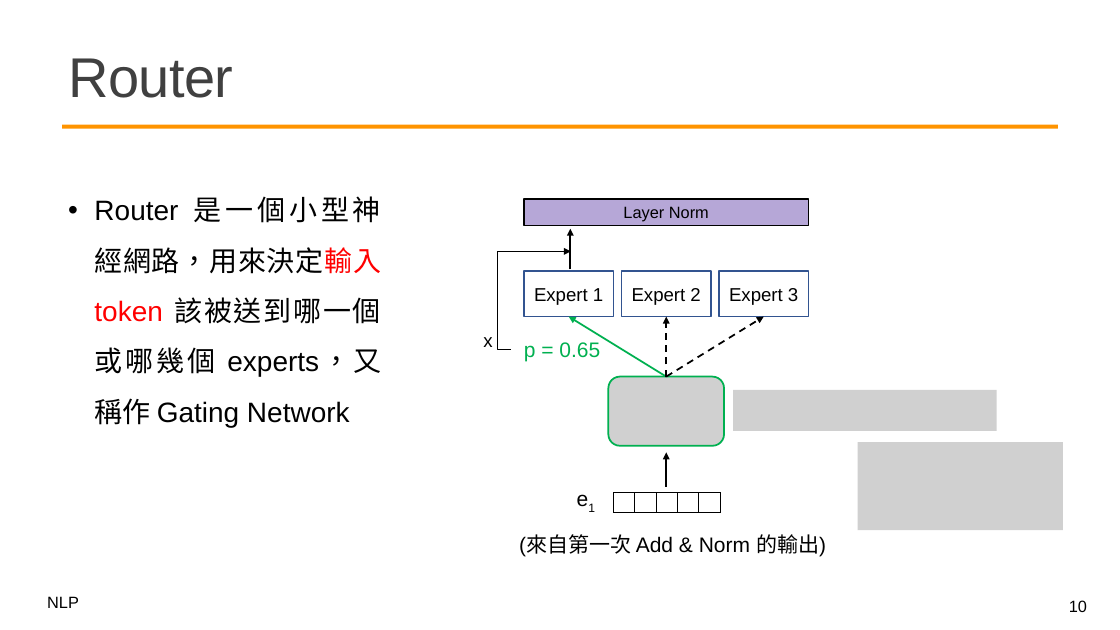
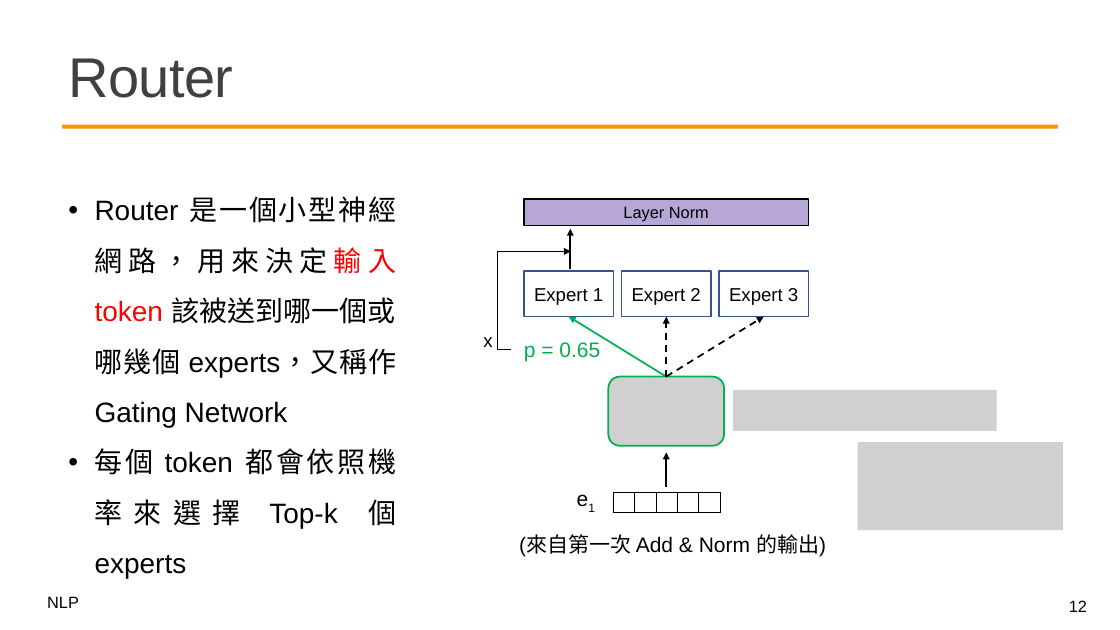
Before and after one commit to mcps5601/CGUNLP_2025_Spring, a slide deck: slide 12 of slides/moe_0601.pptx (slide 10 before the commit). Drawn at 1120x630 pixels with LibreOffice and Linux fonts; fonts in the diff are those of the drawing; grey boxes stand for pictures; background and template pictures are left out. Boxes give left, top, right and bottom in pixels: in the first picture for what was removed or moved away, otherwise in the second. Text is boxed around its words. In the diff, an @@ line names an element or a change of style, - is before the commit and + after.

```diff
--- a/slides/moe_0601.pptx
+++ b/slides/moe_0601.pptx
@@ text at [95,448,396,528]: paragraph added @@
+• 每個 token 都會依照機率來選擇 Top-k 個 experts
@@ page number at [1069,600,1087,612]: text changed @@
-10
+12
```
Also in this commit, not shown: 8 other slides changed, 5 slides added, 1 slide removed, 1 other file.
